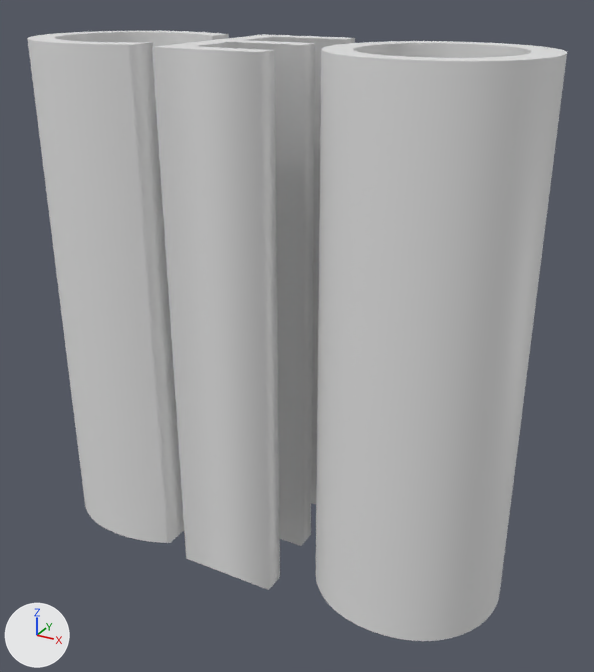
The Blender file Assets/Assets/Lesson4/models/tree_q.blend, before and after one commit.
The view is the same before and after, from a 50 mm lens placed at (2.51, -2.19, 1.21), pointed at (1.11, 0.36, -0.07). Arrows for +X, +Y and +Z are at lower left; the lights stay in place.

The older version as bpy lines, for what is in view:
```python
mat_material_001 = principled_material('Material.001')
mat_material_001.base_color = (0.8, 0.8, 0.8)  # white #e7e7e7
me_text_001 = bpy.data.meshes.new('Text.001')
me_text_001.from_pydata(...)  # 392 vertices, 290 faces; spans x 0.05..0.66, y -0.01..0.69, z -1.0..1.0
me_text_001.materials.append(mat_material_001)  # white #e7e7e7
me_text_002 = bpy.data.meshes.new('Text.002')
me_text_002.from_pydata(...)  # 48 vertices, 32 faces; spans x 0.78..1.18, y 0.0..0.68, z -1.0..1.0
me_text_002.materials.append(mat_material_001)  # white #e7e7e7
me_text_003 = bpy.data.meshes.new('Text.003')
me_text_003.from_pydata(...)  # 384 vertices, 288 faces; spans x 1.25..1.99, y -0.01..0.69, z -1.0..1.0
me_text_003.materials.append(mat_material_001)  # white #e7e7e7
ob_c = bpy.data.objects.new('C', me_text_001)
ob_c.location = (0.0, 0.0, 0.0)
ob_e = bpy.data.objects.new('E', me_text_002)
ob_e.location = (0.0, 0.0, 0.0)
ob_o = bpy.data.objects.new('O', me_text_003)
ob_o.location = (0.0, 0.0, 0.0)
```
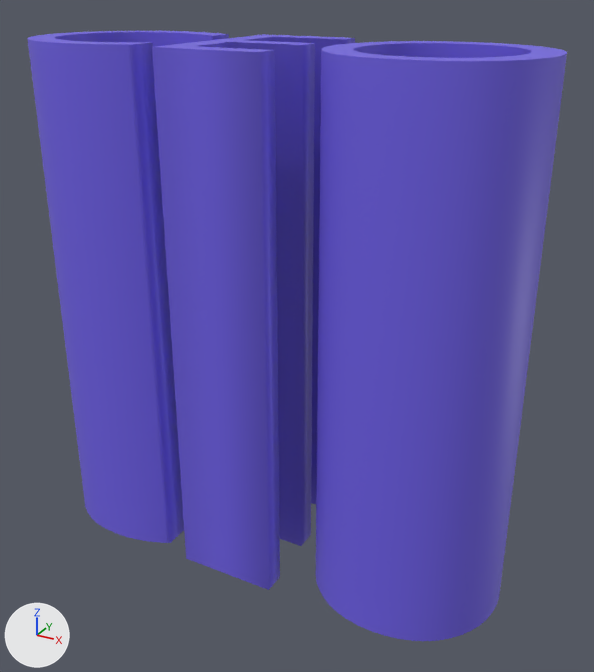
The change, as a diff of the scene's bpy script:
```diff
--- a/Assets/Assets/Lesson4/models/tree_q.blend.py
+++ b/Assets/Assets/Lesson4/models/tree_q.blend.py
@@ mat_material_001 @@
 mat_material_001 = principled_material('Material.001')
-mat_material_001.base_color = (0.8, 0.8, 0.8)  # white #e7e7e7
+mat_material_001.base_color = (0.164, 0.121, 0.8)  # blue #7162e7
```

Changed parts and their boxes (x1, y1, x2, y2) in the pictures (594 x 672 px):
'O', recoloured (white to blue)
    both: (315, 41, 567, 641)
'E', recoloured (white to blue)
    both: (152, 34, 355, 590)
'C', recoloured (white to blue)
    both: (27, 31, 229, 543)
